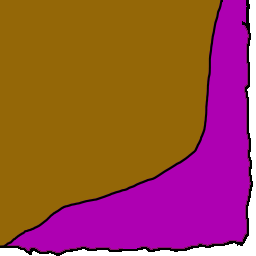
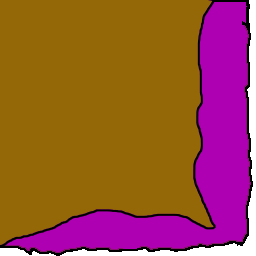
Comparing the layer stacks of the two 256px x 256px images. Changes:
renamed "1" to "Layer 1", hid it, painted on it over [left=0, top=0, right=246, bottom=246]
painted on "NUL Left" over [left=0, top=0, right=246, bottom=246]
